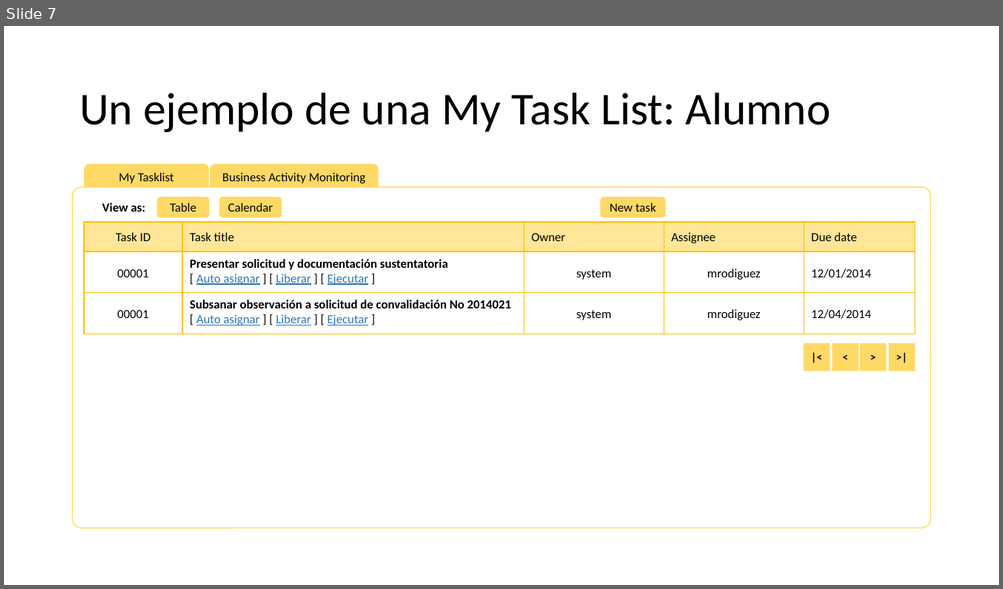
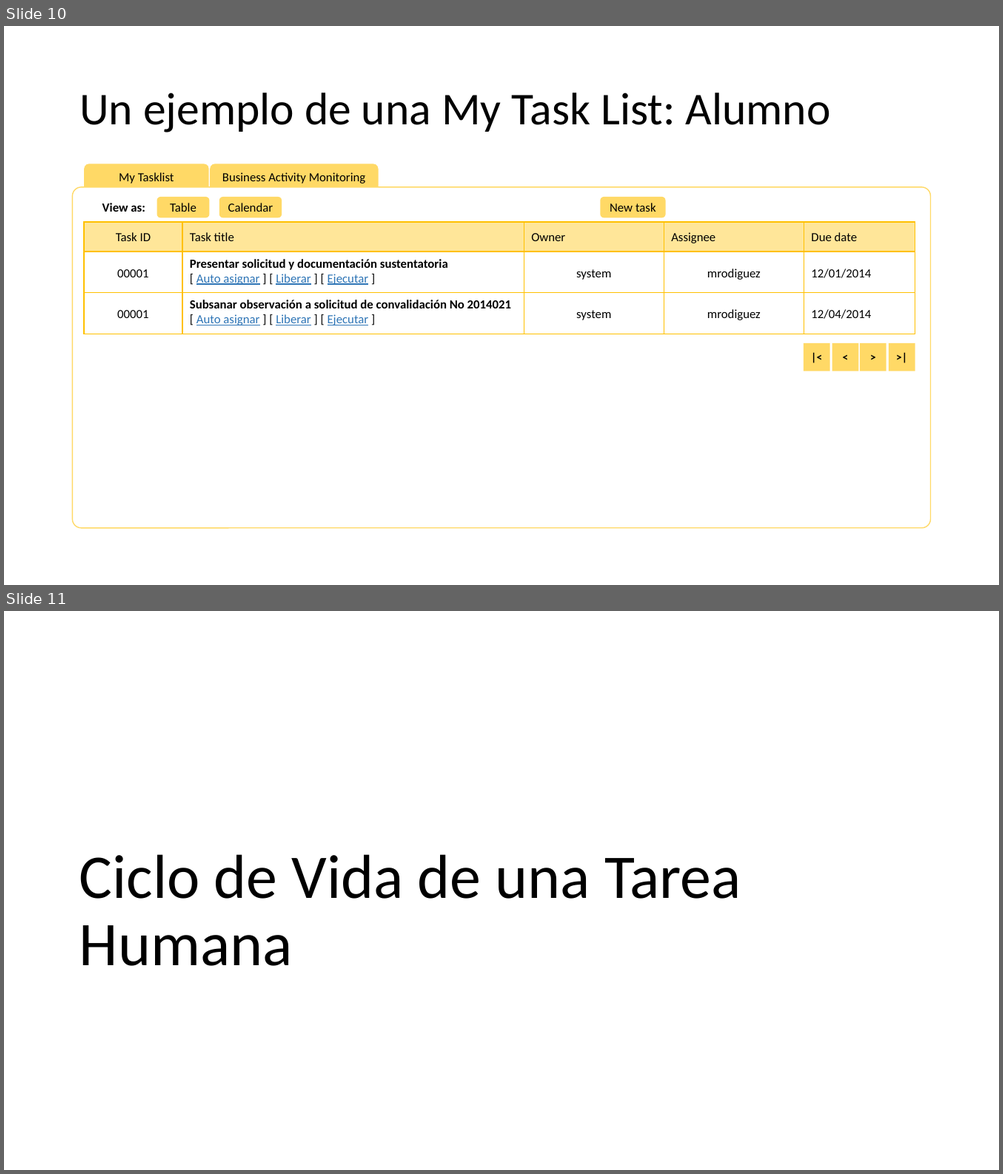
Before and after one commit to upcevo201402/bpm-btm, a slide deck: Diseno/Concepto_Arquitectura.pptx. Shown one above the other, each under a label of ours: slide 7 before the commit, slides 10 and 11 after it. The pictures are 1003x589 and 1003x1174 pixels, drawn with LibreOffice and Linux fonts; fonts in the diff are those of the drawing. Boxes give left, top, right and bottom in pixels: in the first picture for what was removed or moved away, otherwise in the second. Text is boxed around its words. In the diff, an @@ line names an element or a change of style, - is before the commit and + after.

```diff
--- a/Diseno/Concepto_Arquitectura.pptx
+++ b/Diseno/Concepto_Arquitectura.pptx
@@ slide 11 added at (4,611,999,1170), background #FFFFFF @@
@@ title added at (79,854,741,966), 60 pt, text #000000 @@
+Ciclo de Vida de una Tarea Humana
@@ what was slide 7 is now slide 10 @@
```
Also in this commit, not shown: 2 slides changed, 4 other slides added, 1 other file.
